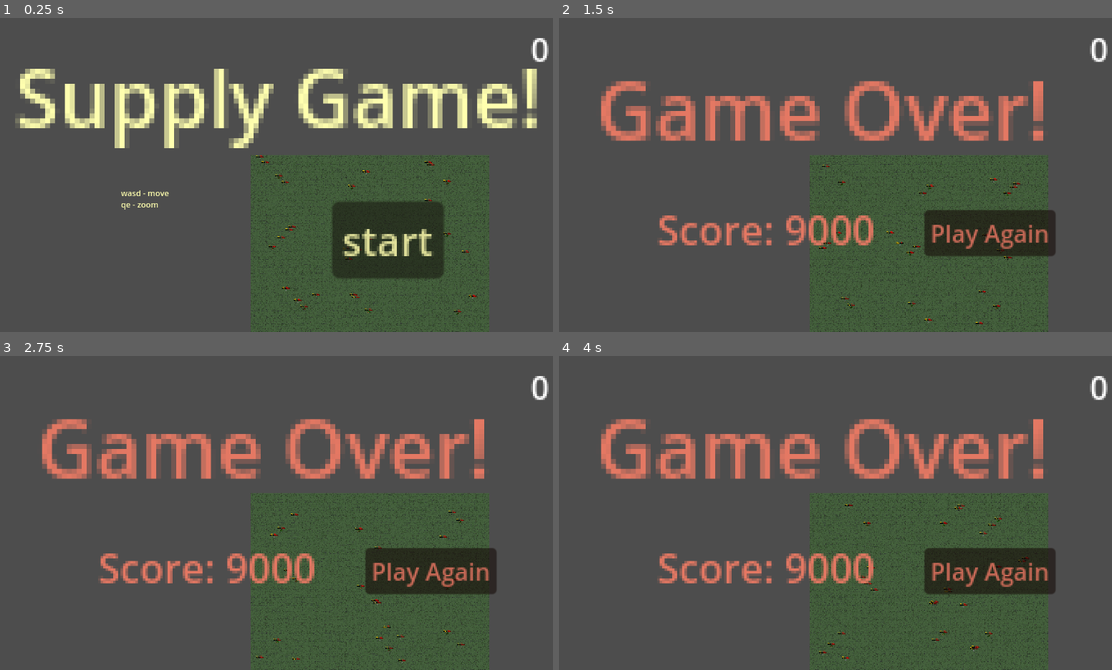
Above: before the commit, frames 1-4 (two rows, left to right).
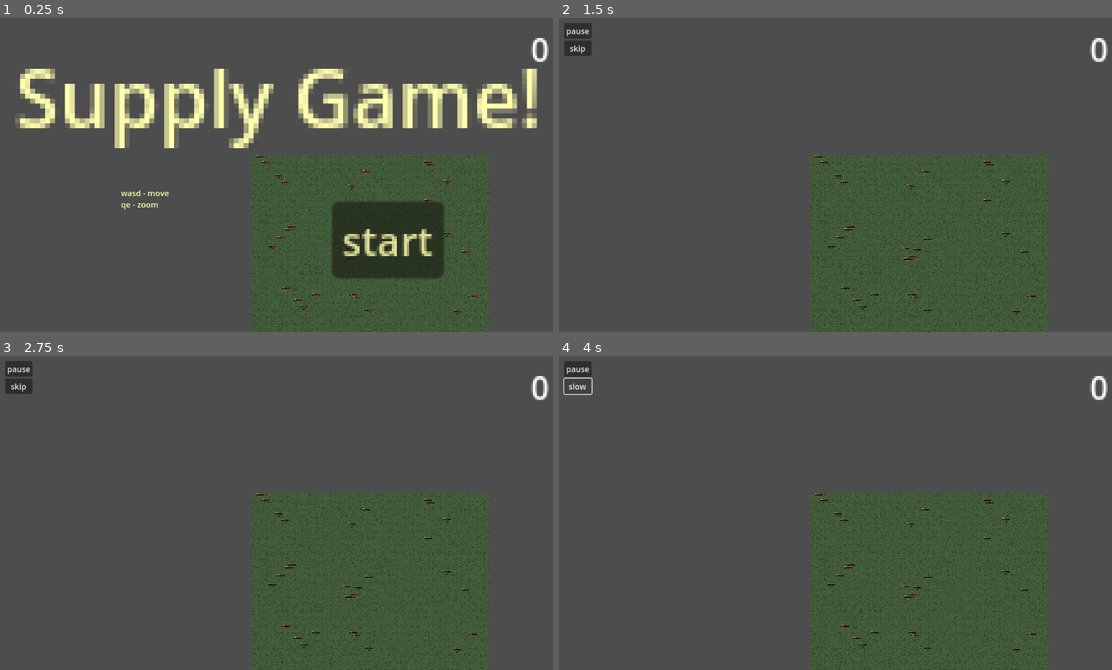
Above: after the commit, the same moments.

Repository: lewis785/ludum-dare-53
Game: Godot game, scene res://scenes/main.tscn
Two runs of this game, one before a commit and one after it. Both use one fixed random seed, a clock stepped at 60 frames per second and the inputs below.
Inputs (mouse positions are in pixels of both pictures, inside the frame that each line leads up to):
- Up to frame 1 (0.25 s): no input
- Up to frame 2 (1.5 s): click "start" at 0.5 s; click (990, 234) at 1.25 s, where only the run before the commit has a clickable "Play Again"
- Up to frame 3 (2.75 s): click (431, 572) at 2 s, where only the run before the commit has a clickable "Play Again"
- Up to frame 4 (4 s): click (990, 572) at 2.75 s, where only the run before the commit has a clickable "Play Again"; click (575, 387) at 3.5 s, where only the run after the commit has a clickable "skip"

The runs differ from the first frame. In frame 1, less than 0.1% of the frame differs, in the area x 63-65%, y 75-77%; in frame 2, 14%; in frame 3, 14%, in the area x 1-90%, y 1-100%; in frame 4, 14%.

Commit message:
feat: ownership update

Diff:
--- a/scenes/map/map_populate.gd
+++ b/scenes/map/map_populate.gd
@@ -79,6 +79,7 @@
 		depot_y = height/2 - offset
 	print("Depot X: ", depot_x, " Y: ", depot_y)
 	spawn_depot(depot_x,depot_y)
+	spawn_structure(depot_x+10,depot_y+10, false, true)
 
 func spawn_depot(x,y):
 	if depot:
@@ -87,11 +88,16 @@
 		tree.current_scene.add_child.call_deferred(instanced_depot)
 		instanced_depot.global_position = tilemap.to_global(local_position)
 
-func spawn_structure(x,y, is_tower=false):
+func spawn_structure(x,y, is_tower=false, first_structure=false):
 	if structure:
 		var local_position =  tilemap.map_to_local(Vector2i(x,y))
 		var instanced_structure = structure.instantiate()
 		tree.current_scene.add_child.call_deferred(instanced_structure)
 		instanced_structure.global_position = tilemap.to_global(local_position)
+		instanced_structure.owned = false
+		instanced_structure.health = 0
 		if is_tower:
 			instanced_structure.set_tower()
+		if first_structure:
+			instanced_structure.owned = true
+			instanced_structure.health = 100
--- a/scenes/structure/structure.gd
+++ b/scenes/structure/structure.gd
@@ -7,8 +7,8 @@
 	tower_bad
 	}
 
-@export var health: int = 0
-@export var owned: bool = false
+@export var health: int = 100
+@export var owned: bool = true
 @export var tick_threshold: float = 1
 @export var label: Label
 @export var is_tower: bool
